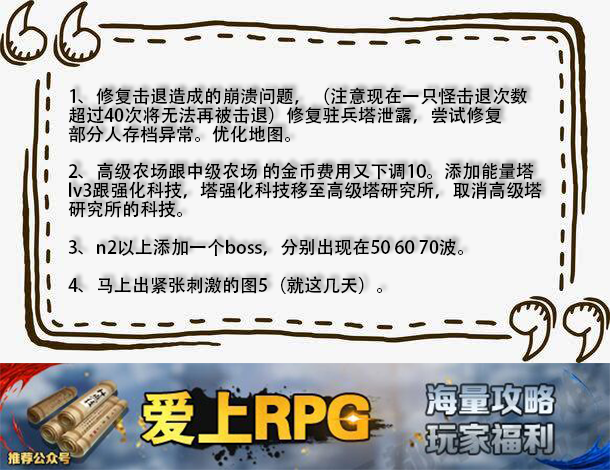
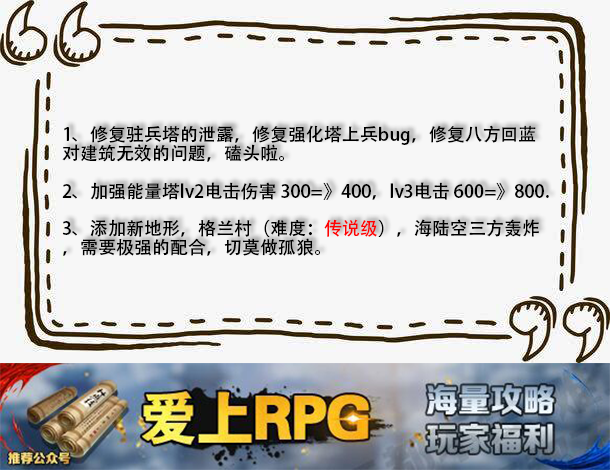
Comparing the layer stacks of the two 610 × 470 images. Changes:
renamed "1、修复击退造成的崩溃问题，（注意现在一只怪击退次数 超过40次将无法再被击退）修复驻兵塔泄露，尝试修复 部分人存档异常。优化" to "1、修复驻兵塔的泄露，修复强化塔上兵bug，修复八方回蓝 对建筑无效的问题，磕头啦。 2、加强能量塔lv2电击伤害 300", painted on it over [62, 87, 549, 294]
